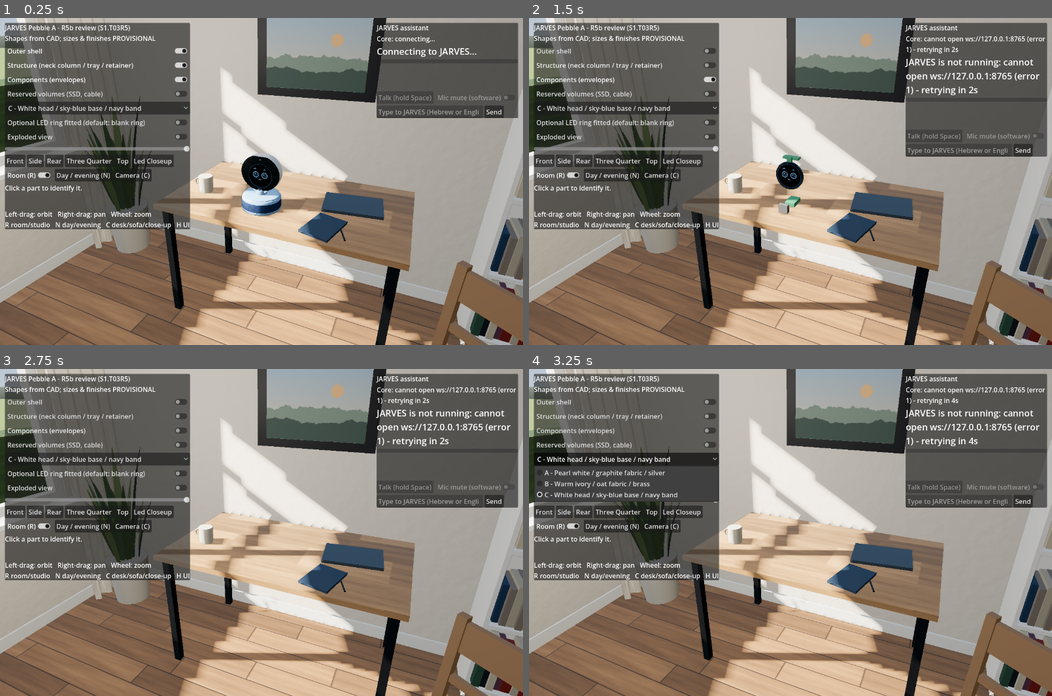
Above: before the commit, frames 1-4 (two rows, left to right).
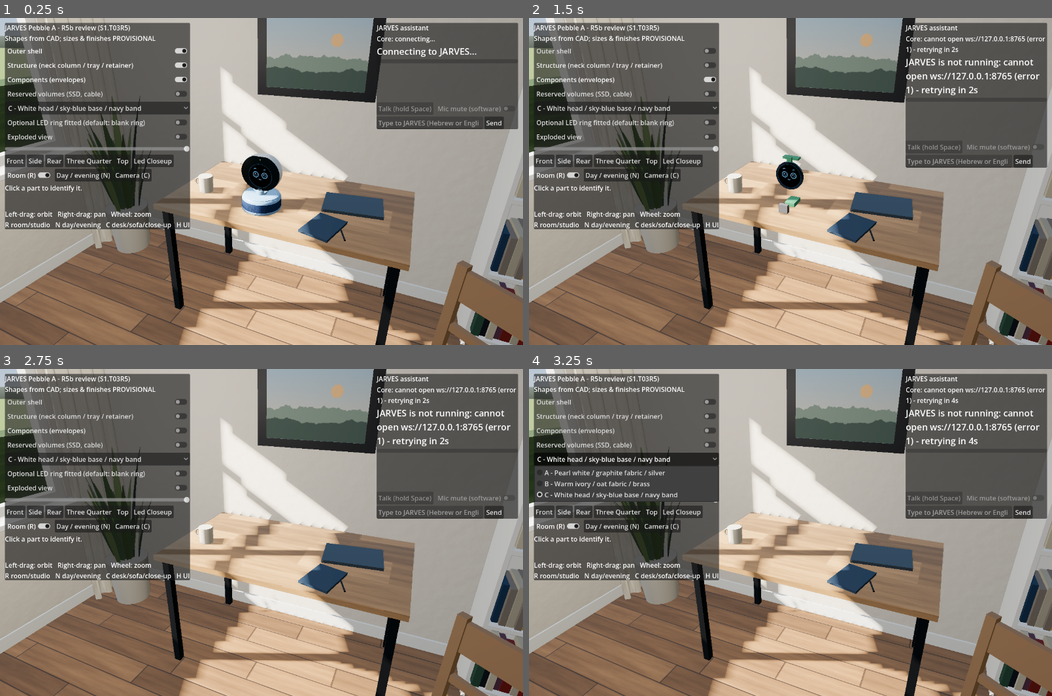
Above: after the commit, the same moments.

Repository: Jarvis-igerman-ai/jarves
Game: Godot game, scene res://main.tscn
The game is run twice, just before and just after one commit, with the same random seed, the same clock (stepped at 60 frames per second) and the same inputs.
Inputs:
- Up to frame 1 (0.25 s): no input
- Up to frame 2 (1.5 s): click "Outer shell" at 0.5 s; click "Structure (neck column / tray…" at 1.25 s
- Up to frame 3 (2.75 s): click "Components (envelopes)" at 2 s
- Up to frame 4 (3.25 s): click "C - White head / sky-blue bas…" at 2.75 s

The runs differ from the first frame. In frame 1, 1.4% of the frame differs, in the area x 72-100%, y 23-34%; in frame 2, 1.4%; in frame 3, 1.4%; in frame 4, 1.4%.

Commit message:
fix: crash loading offline STT after Windows speech; Hebrew captions RTL; friendlier status (QA)
Found by real-component QA on this PC (real Core + openWakeWord + faster-whisper +
WinRT speakers + Godot face, speech injected because the laptop mic hardware
delivers digital silence):
- Importing faster_whisper/CTranslate2 AFTER WinRT speech, then building a
  model, crashes the process (access violation; reproduced 2/2, import-first
  0/2). stt.py now imports it eagerly (app imports stt before tts) and the Core
  preloads the model at startup (faster first answer).
- Hebrew captions were laid out LTR ("JARVES:" prefix + AUTO direction):
  speaker shown separately, direction set explicitly for Hebrew text.
- Status panel: one short "what to do" line per problem instead of raw detail.

QA result after fix: wake 0.99, Hebrew question answered, greeting + reply heard
on the speakers (Stereo Mix peak 0.40), clean shutdown.

Co-Authored-By: Claude Opus 5.5 <noreply@anthropic.com>

Diff:
--- a/godot/face/assistant_ui.gd
+++ b/godot/face/assistant_ui.gd
@@ -9,6 +9,7 @@
 var face: Control                 # face.gd instance to drive (set by the owner)
 var status_lbl: Label
 var caption: Label
+var who: Label                   # "JARVES" / "You" kept OUT of the caption so Hebrew lays out right-to-left
 var activity: Label              # big, plain-language "what is JARVES doing now"
 var level_bar: ProgressBar       # live microphone level while listening
 var _level_seen := 0.0
@@ -50,6 +51,9 @@
 	level_bar.custom_minimum_size = Vector2(330, 10)
 	level_bar.tooltip_text = "Microphone level"
 	box.add_child(level_bar)
+	who = Label.new()
+	who.modulate = Color(1, 1, 1, 0.6)
+	box.add_child(who)
 	caption = Label.new()
 	caption.custom_minimum_size = Vector2(330, 60)
 	caption.autowrap_mode = TextServer.AUTOWRAP_WORD_SMART
@@ -102,7 +106,7 @@
 	if t == "" or not link.connected:
 		return
 	link.send("user.text", {"text": t})
-	caption.text = "You: " + t
+	_say("You", t)
 	entry.text = ""
 
 
@@ -139,9 +143,9 @@
 			level_bar.value = float(p.get("level", 0.0))
 			_level_seen = Time.get_ticks_msec()
 		"assistant.text":
-			caption.text = "JARVES: " + str(p.get("text", ""))
+			_say("JARVES", str(p.get("text", "")))
 		"user.transcript":
-			caption.text = "You: " + str(p.get("text", ""))
+			_say("You (heard)", str(p.get("text", "")))
 		"error":
 			caption.text = "! %s: %s %s" % [p.get("code", ""), p.get("message", ""), p.get("action", "")]
 			activity.text = "Problem: %s. %s" % [p.get("message", ""), p.get("action", "")]
@@ -173,6 +177,24 @@
 		level_bar.value = 0.0
 
 
+func _say(speaker: String, text: String) -> void:
+	who.text = speaker
+	caption.text = text
+	# QA 18 Oct: TEXT_DIRECTION_AUTO still laid Hebrew out left-to-right, so pick the direction explicitly
+	var rtl := false
+	for ch in text:
+		var c := ch.unicode_at(0)
+		if c >= 0x0590 and c <= 0x05FF:
+			rtl = true
+			break
+	caption.text_direction = Control.TEXT_DIRECTION_RTL if rtl else Control.TEXT_DIRECTION_LTR
+	caption.horizontal_alignment = HORIZONTAL_ALIGNMENT_RIGHT if rtl else HORIZONTAL_ALIGNMENT_LEFT
+
+
+const FRIENDLY := {"ai": "AI answers", "voice": "Voice", "speech_in": "Speech recognition", "speech_out": "Voice output",
+	"mic": "Microphone", "audio": "Audio device", "music": "Music", "wake_word": "\"Hey Jarvis\"", "face_link": "Face link"}
+
+
 func _show_status(p: Dictionary) -> void:
 	var lines := ["Core: %s   voice: %s%s" % [p.get("core", "?"), p.get("voice_mode", "?"),
 			"   (mic muted)" if p.get("mic_muted", false) else ""]]
@@ -180,6 +202,8 @@
 	for k in comps:
 		var c: Dictionary = comps[k]
 		if c.get("status", "") in ["unavailable", "degraded"]:
-			lines.append("- %s: %s" % [k, c.get("detail", "")])
+			# one short line per problem, with what to do; full detail stays in `jarvis status`
+			var act: String = str(c.get("action", ""))
+			lines.append("- %s: %s" % [FRIENDLY.get(k, k), act if act != "" else str(c.get("detail", "")).substr(0, 60)])
 	status_lbl.text = "\n".join(lines)
 	mute_chk.set_pressed_no_signal(p.get("mic_muted", false))
Not shown, changed: core/src/jarves/app.py
Not shown, changed: core/src/jarves/voice/stt.py
